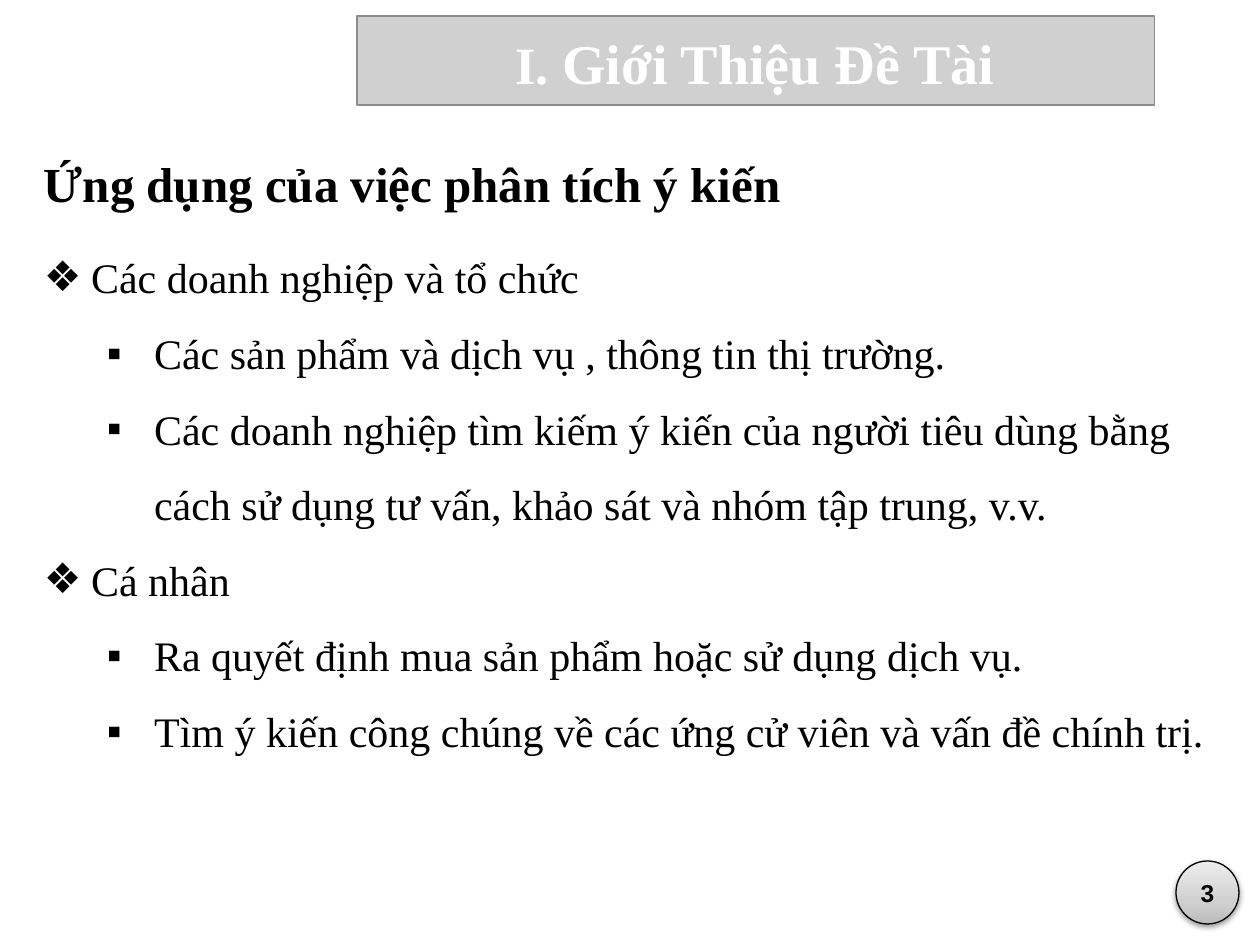
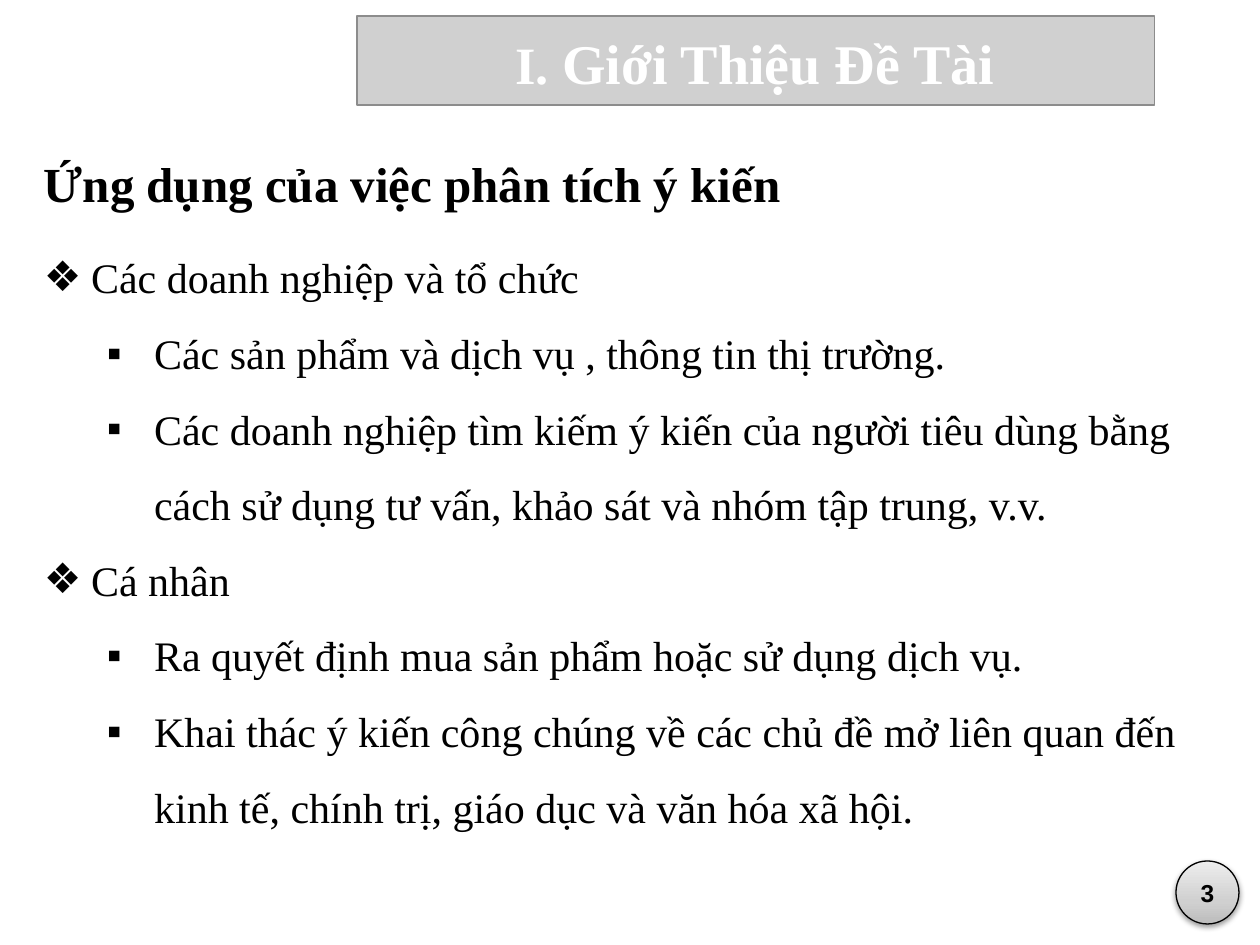
Before and after one commit to vominhquan1995/NLP, a slide deck: slide 5 of Document/ThuyetTrinh/BaoCao_v4.pptx. Drawn at 1260x945 pixels with LibreOffice and Linux fonts; fonts in the diff are those of the drawing; grey boxes stand for pictures; background and template pictures are left out. Boxes give left, top, right and bottom in pixels: in the first picture for what was removed or moved away, otherwise in the second. Text is boxed around its words. In the diff, an @@ line names an element or a change of style, - is before the commit and + after.

```diff
--- a/Document/ThuyetTrinh/BaoCao_v4.pptx
+++ b/Document/ThuyetTrinh/BaoCao_v4.pptx
@@ text at [154, 716, 1176, 832]: text changed @@
-  ▪ Tìm ý kiến công chúng về các ứng cử viên và vấn đề chính trị.
+  ▪ Khai thác ý kiến công chúng về các chủ đề mở liên quan đến kinh tế, chính trị, giáo dục và văn hóa xã hội.
```
Also in this commit, not shown: 4 other slides changed, 1 other file.
